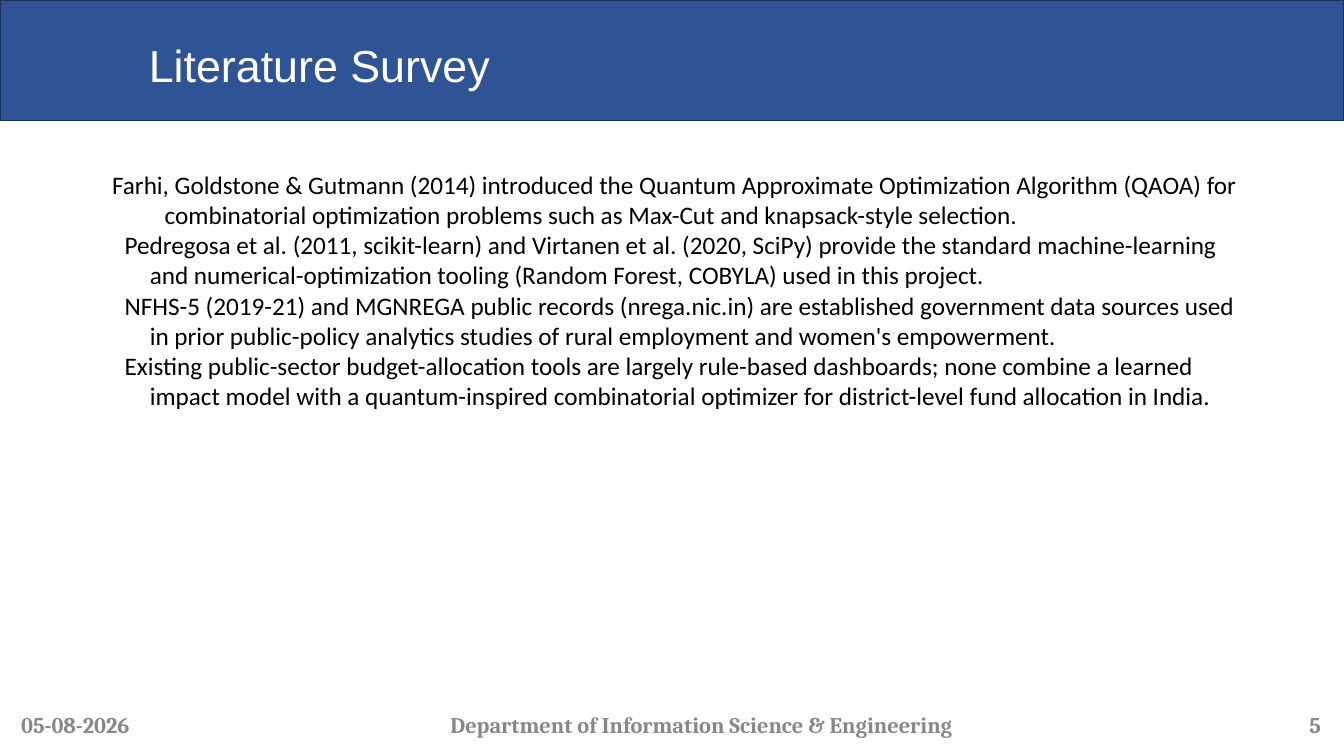
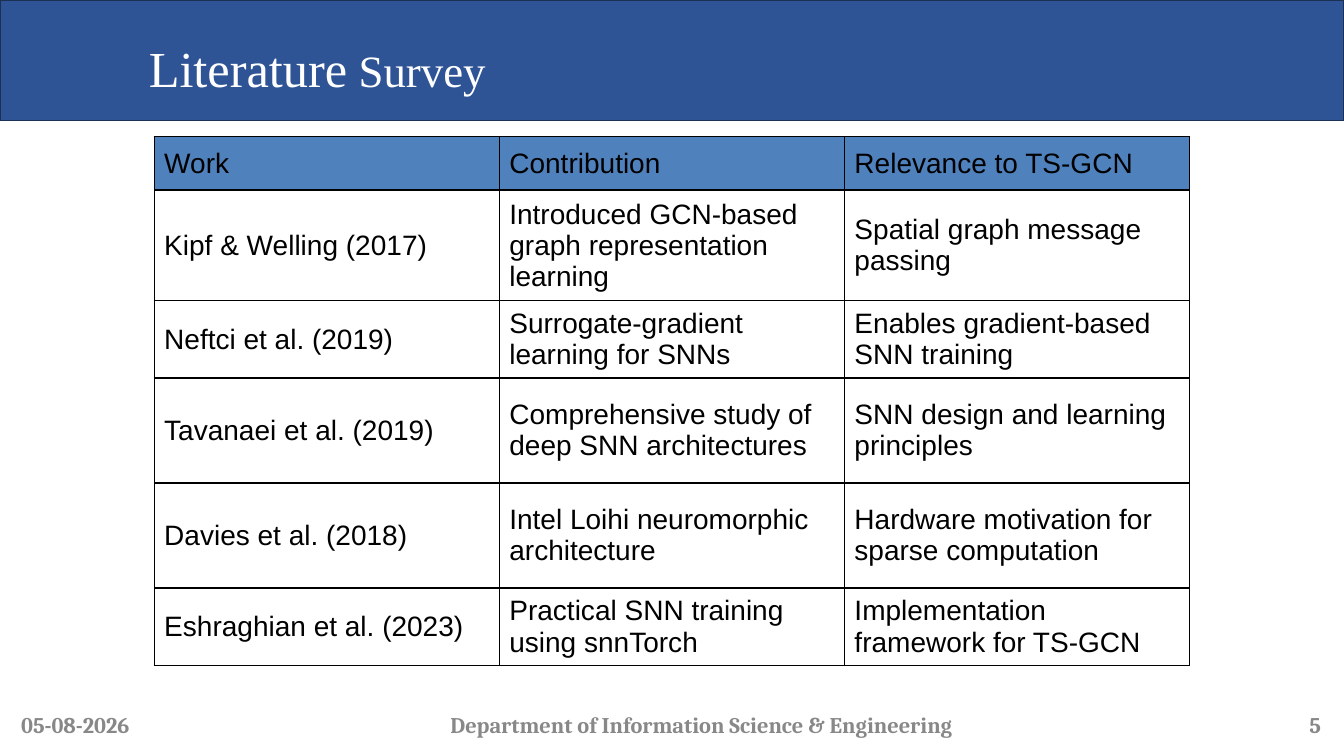
Before and after one commit to Dikshith-Manjunath/FS-Lab, a slide deck: slide 5 of A-08_TG-SNN.pptx. Drawn at 1344x756 pixels with LibreOffice and Linux fonts; fonts in the diff are those of the drawing; background and template pictures are left out. Boxes give left, top, right and bottom in pixels: in the first picture for what was removed or moved away, otherwise in the second. Text is boxed around its words. In the diff, an @@ line names an element or a change of style, - is before the commit and + after.

```diff
--- a/A-08_TG-SNN.pptx
+++ b/A-08_TG-SNN.pptx
@@ title "Literature Survey" at [149, 53, 486, 97]: size 32 to 36 pt in "Literature"; font Arial to Times New Roman @@
@@ table added at [154, 136, 1189, 665], 6 rows, 3 columns @@
+Work | Contribution | Relevance to TS-GCN
+Kipf & Welling (2017) | Introduced GCN-based graph representation learning | Spatial graph message passing
+Neftci et al. (2019) | Surrogate-gradient learning for SNNs | Enables gradient-based SNN training
+Tavanaei et al. (2019) | Comprehensive study of deep SNN architectures | SNN design and learning principles
+Davies et al. (2018) | Intel Loihi neuromorphic architecture | Hardware motivation for sparse computation
+Eshraghian et al. (2023) | Practical SNN training using snnTorch | Implementation framework for TS-GCN
@@ text removed at [112, 175, 1236, 409] @@
-Farhi, Goldstone & Gutmann (2014) introduced the Quantum Approximate Optimization Algorithm (QAOA) for combinatorial optimization problems such as Max-Cut and knapsack-style selection.
-Pedregosa et al. (2011, scikit-learn) and Virtanen et al. (2020, SciPy) provide the standard machine-learning and numerical-optimization tooling (Random Forest, COBYLA) used in this project.
-NFHS-5 (2019-21) and MGNREGA public records (nrega.nic.in) are established government data sources used in prior public-policy analytics studies of rural employment and women's empowerment.
-Existing public-sector budget-allocation tools are largely rule-based dashboards; none combine a learned impact model with a quantum-inspired combinatorial optimizer for district-level fund allocation in India.
```
Also in this commit, not shown: 11 other slides changed, 1 other file.
